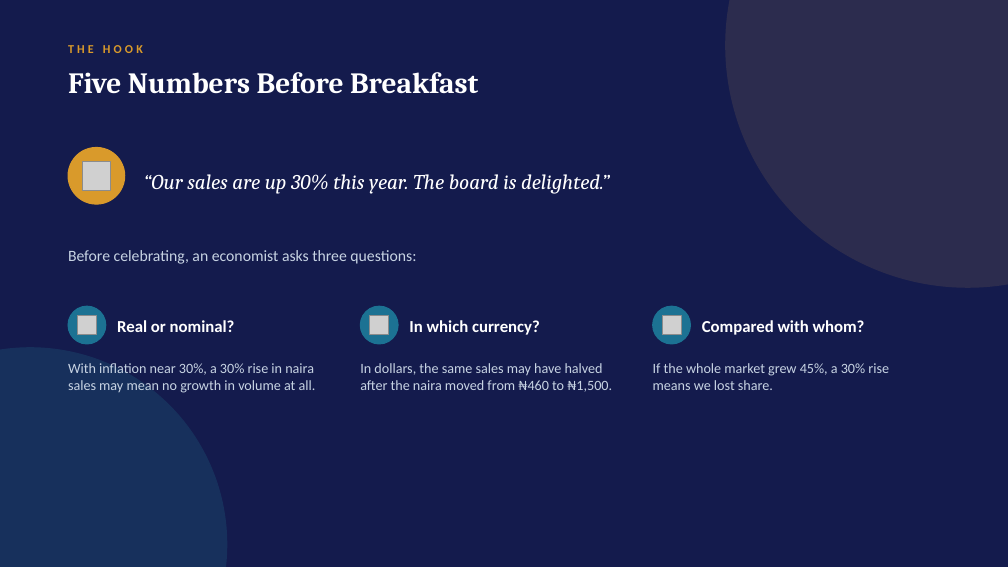
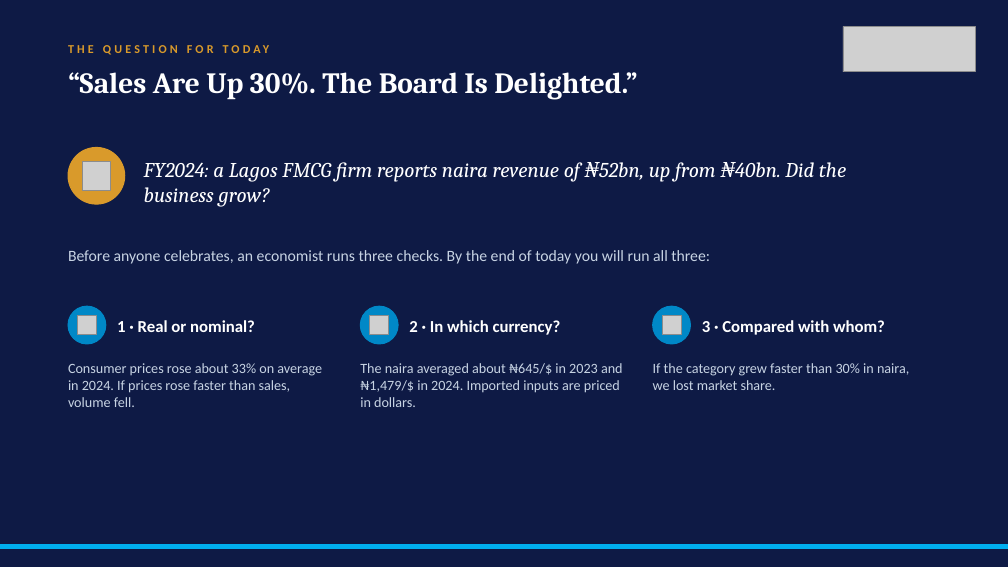
Before and after one commit to adibongo/eegb, a slide deck: slide 2 of sessions/s01/slides/EEGB_S01_Course_Overview_Data_Literacy_for_Managers.pptx (slide 6 before the commit). Drawn at 1008x567 pixels with LibreOffice and Linux fonts; fonts in the diff are those of the drawing; grey boxes stand for pictures; background and template pictures are left out. Boxes give left, top, right and bottom in pixels: in the first picture for what was removed or moved away, otherwise in the second. Text is boxed around its words. In the diff, an @@ line names an element or a change of style, - is before the commit and + after.

```diff
--- a/sessions/s01/slides/EEGB_S01_Course_Overview_Data_Literacy_for_Managers.pptx
+++ b/sessions/s01/slides/EEGB_S01_Course_Overview_Data_Literacy_for_Managers.pptx
@@ background #141B4D to picture (left out) @@
@@ ellipse removed at (726,0,1008,287) @@
@@ picture added at (843,26,975,72) @@
@@ text at (68,45,143,53): text changed @@
-THE HOOK
+THE QUESTION FOR TODAY
@@ text at (68,72,637,100): text changed; size 20 to 28 pt; bold on; italic off @@
-“Our sales are up 30% this year. The board is delighted.”
+“Sales Are Up 30%. The Board Is Delighted.”
@@ text "“Sales Are Up 30%. The ..." at (68,72,637,100): vertical alignment middle to top @@
@@ text removed at (68,72,478,94) @@
-Five Numbers Before Breakfast
@@ text added at (144,162,846,207), 20 pt, text #FFFFFF, italic @@
+FY2024: a Lagos FMCG firm reports naira revenue of ₦52bn, up from ₦40bn. Did the business grow?
@@ text at (68,250,710,264): text changed @@
-Before celebrating, an economist asks three questions:
+Before anyone celebrates, an economist runs three checks. By the end of today you will run all three:
@@ text at (117,320,255,332): text changed @@
-Real or nominal?
+1 · Real or nominal?
@@ text at (409,320,561,335): text changed @@
-In which currency?
+2 · In which currency?
@@ fill #1C7293 to #0088C7; outline #1C7293 1 pt to #0088C7 1 pt in 3 elements at (68,306,106,344), (361,306,399,344), (653,306,690,344) @@
@@ text at (702,320,885,335): text changed @@
-Compared with whom?
+3 · Compared with whom?
@@ ellipse removed at (0,348,227,567) @@
@@ text at (68,363,322,407): text changed @@
-With inflation near 30%, a 30% rise in naira sales may mean no growth in volume at all.
+Consumer prices rose about 33% on average in 2024. If prices rose faster than sales, volume fell.
@@ text at (360,363,623,407): text changed @@
-In dollars, the same sales may have halved after the naira moved from ₦460 to ₦1,500.
+The naira averaged about ₦645/$ in 2023 and ₦1,479/$ in 2024. Imported inputs are priced in dollars.
@@ text at (653,363,909,390): text changed @@
-If the whole market grew 45%, a 30% rise means we lost share.
+If the category grew faster than 30% in naira, we lost market share.
@@ rectangle added at (0,544,1008,549), fill #00AEEF, outline #00AEEF 1 pt @@
```
Also in this commit, not shown: 10 other slides changed, 40 slides added, 16 slides removed, 36 other files.
